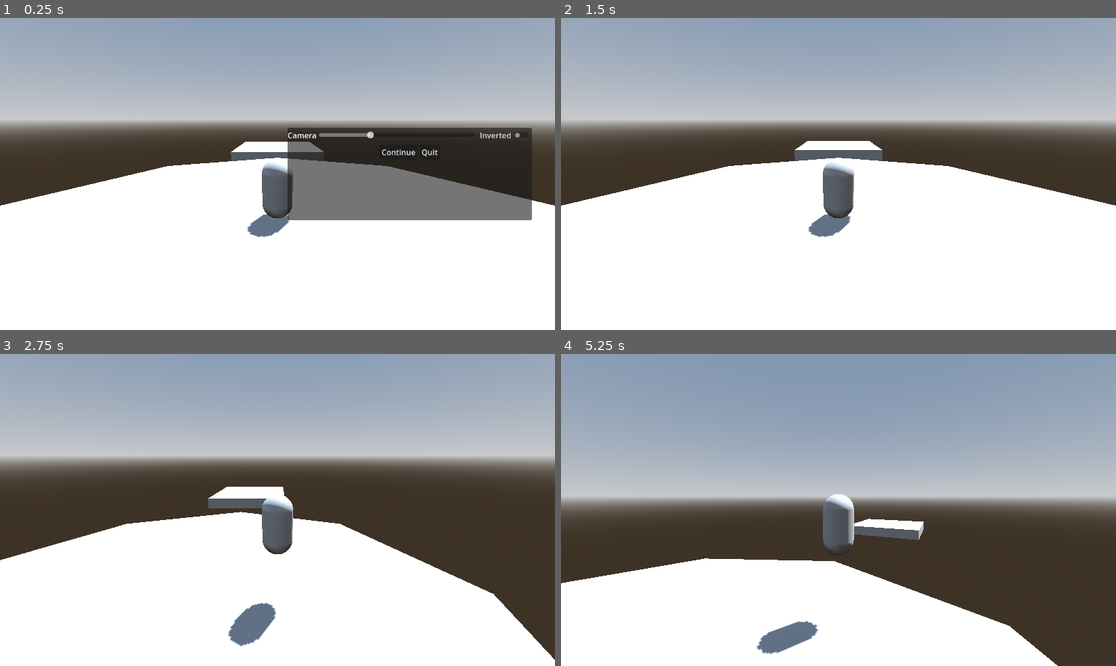
Above: before the commit, frames 1-4 (two rows, left to right).
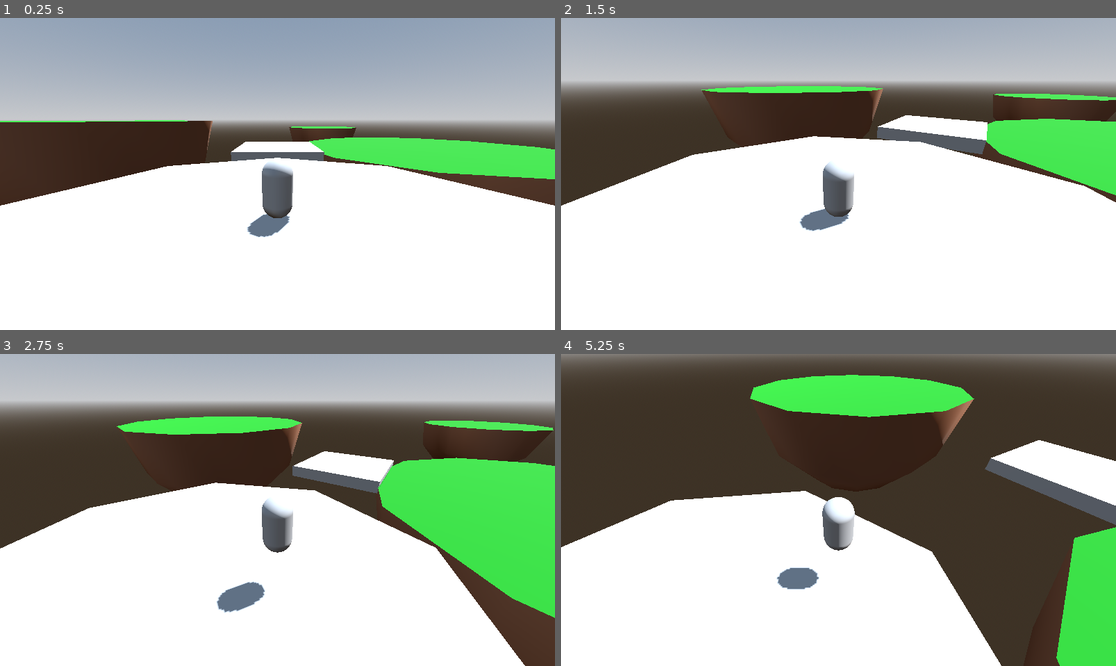
Above: after the commit, the same moments.

Repository: Gertkeno/GGJ2025
Game: Godot game, scene res://bubble_world_map.tscn
The game is run twice, just before and just after one commit, with the same random seed, the same clock (stepped at 60 frames per second) and the same inputs.
Inputs (mouse positions are in pixels of both pictures, inside the frame that each line leads up to):
- Up to frame 1 (0.25 s): no input
- Up to frame 2 (1.5 s): click (1066, 136) at 0.5 s, where only the run before the commit has a clickable "Inverted"; click (960, 152) at 1.25 s, where only the run before the commit has a clickable "Continue"
- Up to frame 3 (2.75 s): move the mouse to (399, 494) at 2.02 s; press the mouse at (399, 494) at 2.03 s; hold Right (right) from 2.03 s (still down); tap Space (jump) at 2.27, 2.3, 2.57 s
- Up to frame 4 (5.25 s): move the mouse to (810, 510) at 2.77 s; release Right (right) at 2.78 s; release the mouse at (810, 510) at 2.78 s; hold Up (forward) from 2.78 s (still down); tap Space (jump) at 2.85, 3.02, 3.32, 3.8, 4.52, 4.82 s; click (810, 510) at 3.05 s; move the mouse to (849, 503) at 3.52 s; press the mouse at (849, 503) at 3.53 s; move the mouse to (832, 516) at 4.27 s; release the mouse at (832, 516) at 4.28 s; tap Shift (crouch) at 4.35 s; click (832, 516) at 4.55 s; move the mouse to (877, 513) at 5.02 s; press the mouse at (877, 513) at 5.03 s

The runs differ from the first frame. In frame 1, 16% of the frame differs, in the area x 0-100%, y 32-65%; in frame 2, 33%; in frame 3, 56%; in frame 4, 68%, in the area x 0-100%, y 0-100%.

Commit message:
kill floor in main map

Diff:
--- a/System/game_settings.gd
+++ b/System/game_settings.gd
@@ -3,7 +3,7 @@
 signal continue_pressed
 
 func _on_y_invert_toggled(toggle_on: bool) -> void:
-	Player.y_invert = -1 if toggle_on else 1.0
+	Player.y_invert = -1.0 if toggle_on else 1.0
 
 
 func _on_camera_slider_value_changed(value: float) -> void:
--- /dev/null
+++ b/System/kill_zone.gd
@@ -0,0 +1,17 @@
+extends Area3D
+
+
+@export var respawn_pos: Marker3D
+
+func _ready() -> void:
+	body_entered.connect(_on_body_entered)
+
+
+func _on_body_entered(body: Node3D) -> void:
+	if body is Player:
+		body.velocity = Vector3.ZERO
+		var last_jump_pos: Vector3 = body.get_meta("last_jump", Vector3.ZERO)
+		if last_jump_pos:
+			body.position = last_jump_pos
+		else:
+			body.position = respawn_pos.position
--- a/System/player.gd
+++ b/System/player.gd
@@ -25,6 +25,10 @@
 
 	# Handle jump.
 	if Input.is_action_just_pressed("jump") and is_on_floor() and hurt_timer.is_stopped():
+		var last_collision := get_last_slide_collision()
+		# set respawn point if on *solid* ground
+		if last_collision.get_collider().collision_layer == 1:
+			set_meta("last_jump", position)
 		vertical_velocity = JUMP_VELOCITY * up_direction
 
 	# Get the input direction and handle the movement/deceleration.
@@ -70,10 +74,18 @@
 			$CameraPivot.rotation.x = clampf($CameraPivot.rotation.x, -CAMERA_ANGLE_MAX, CAMERA_ANGLE_MAX)
 	elif event is InputEventMouseButton:
 		Input.mouse_mode = Input.MOUSE_MODE_CAPTURED
-	elif event.is_action_pressed("menu"):
+
+	if event.is_action_pressed("menu"):
 		Input.mouse_mode = Input.MOUSE_MODE_VISIBLE
 		$Settings.show()
 		get_tree().paused = true
+	elif event.is_action_pressed("catch"):
+		if $NetHitbox.has_overlapping_bodies():
+			for hit in $NetHitbox.get_overlapping_bodies():
+				print(hit)
+		else:
+			print("No catch! You fail!")
+			pass # failed to hit
 
 
 func _on_game_settings_continue_pressed() -> void:
--- a/System/player.tscn
+++ b/System/player.tscn
@@ -45,6 +45,7 @@
 one_shot = true
 
 [node name="Settings" type="CanvasLayer" parent="."]
+visible = false
 
 [node name="PanelContainer" type="PanelContainer" parent="Settings"]
 anchors_preset = 6
--- a/bubble_world_map.tscn
+++ b/bubble_world_map.tscn
@@ -1,6 +1,7 @@
-[gd_scene load_steps=10 format=3 uid="uid://dydmub3swggmv"]
+[gd_scene load_steps=14 format=3 uid="uid://dydmub3swggmv"]
 
 [ext_resource type="PackedScene" uid="uid://ugfu6pob7c41" path="res://System/player.tscn" id="1_swvyc"]
+[ext_resource type="Script" path="res://System/kill_zone.gd" id="2_5yv2i"]
 
 [sub_resource type="ProceduralSkyMaterial" id="ProceduralSkyMaterial_8syn1"]
 sky_horizon_color = Color(0.64625, 0.65575, 0.67075, 1)
@@ -58,6 +59,14 @@
 "moving platofrm": SubResource("Animation_oq74b")
 }
 
+[sub_resource type="StandardMaterial3D" id="StandardMaterial3D_h82wv"]
+albedo_color = Color(0.571918, 0.39397, 0.289686, 1)
+
+[sub_resource type="StandardMaterial3D" id="StandardMaterial3D_3fkp6"]
+albedo_color = Color(0.0797454, 0.441318, 0.0867042, 1)
+
+[sub_resource type="WorldBoundaryShape3D" id="WorldBoundaryShape3D_pvp1t"]
+
 [node name="BubbleWorldMap" type="Node3D"]
 
 [node name="DirectionalLight3D" type="DirectionalLight3D" parent="."]
@@ -78,6 +87,8 @@
 
 [node name="AnimatableBody3D" type="AnimatableBody3D" parent="."]
 transform = Transform3D(1, 0, 0, 0, 1, 0, 0, 0, 1, 0, 0, -15)
+collision_layer = 2
+collision_mask = 40
 
 [node name="MeshInstance3D" type="MeshInstance3D" parent="AnimatableBody3D"]
 mesh = SubResource("BoxMesh_peba3")
@@ -92,5 +103,56 @@
 }
 autoplay = "moving platofrm"
 
-[node name="Marker3D" type="Marker3D" parent="."]
+[node name="RespawnPoint" type="Marker3D" parent="."]
 transform = Transform3D(1, 0, 0, 0, 1, 0, 0, 0, 1, 0, 1, 0)
+
+[node name="BasicIsland" type="CSGSphere3D" parent="."]
+transform = Transform3D(1, 0, 0, 0, 1, 0, 0, 0, 1, 17, 0, -18)
+use_collision = true
+radius = 14.0
+material = SubResource("StandardMaterial3D_h82wv")
+metadata/_edit_group_ = true
+
+[node name="CSGCylinder3D" type="CSGCylinder3D" parent="BasicIsland"]
+transform = Transform3D(1, 0, 0, 0, 1, 0, 0, 0, 1, 0, 7, 0)
+operation = 2
+radius = 16.0
+height = 14.0
+material = SubResource("StandardMaterial3D_3fkp6")
+
+[node name="BasicIsland2" type="CSGSphere3D" parent="."]
+transform = Transform3D(1, 0, 0, 0, 1, 0, 0, 0, 1, -23, 3, -22)
+use_collision = true
+radius = 14.0
+material = SubResource("StandardMaterial3D_h82wv")
+metadata/_edit_group_ = true
+
+[node name="CSGCylinder3D" type="CSGCylinder3D" parent="BasicIsland2"]
+transform = Transform3D(1, 0, 0, 0, 1, 0, 0, 0, 1, 0, 7, 0)
+operation = 2
+radius = 16.0
+height = 14.0
+material = SubResource("StandardMaterial3D_3fkp6")
+
+[node name="BasicIsland3" type="CSGSphere3D" parent="."]
+transform = Transform3D(1, 0, 0, 0, 1, 0, 0, 0, 1, 19, 0, -83)
+use_collision = true
+radius = 14.0
+material = SubResource("StandardMaterial3D_h82wv")
+metadata/_edit_group_ = true
+
+[node name="CSGCylinder3D" type="CSGCylinder3D" parent="BasicIsland3"]
+transform = Transform3D(1, 0, 0, 0, 1, 0, 0, 0, 1, 0, 7, 0)
+operation = 2
+radius = 16.0
+height = 14.0
+material = SubResource("StandardMaterial3D_3fkp6")
+
+[node name="KillFloor" type="Area3D" parent="." node_paths=PackedStringArray("respawn_pos")]
+transform = Transform3D(1, 0, 0, 0, 1, 0, 0, 0, 1, 1, -40, 0)
+collision_mask = 40
+script = ExtResource("2_5yv2i")
+respawn_pos = NodePath("../RespawnPoint")
+
+[node name="CollisionShape3D" type="CollisionShape3D" parent="KillFloor"]
+shape = SubResource("WorldBoundaryShape3D_pvp1t")
--- a/project.godot
+++ b/project.godot
@@ -14,6 +14,10 @@
 run/main_scene="res://bubble_world_map.tscn"
 config/features=PackedStringArray("4.3", "GL Compatibility")
 config/icon="res://icon.svg"
+
+[debug]
+
+gdscript/warnings/untyped_declaration=1
 
 [input]
 
